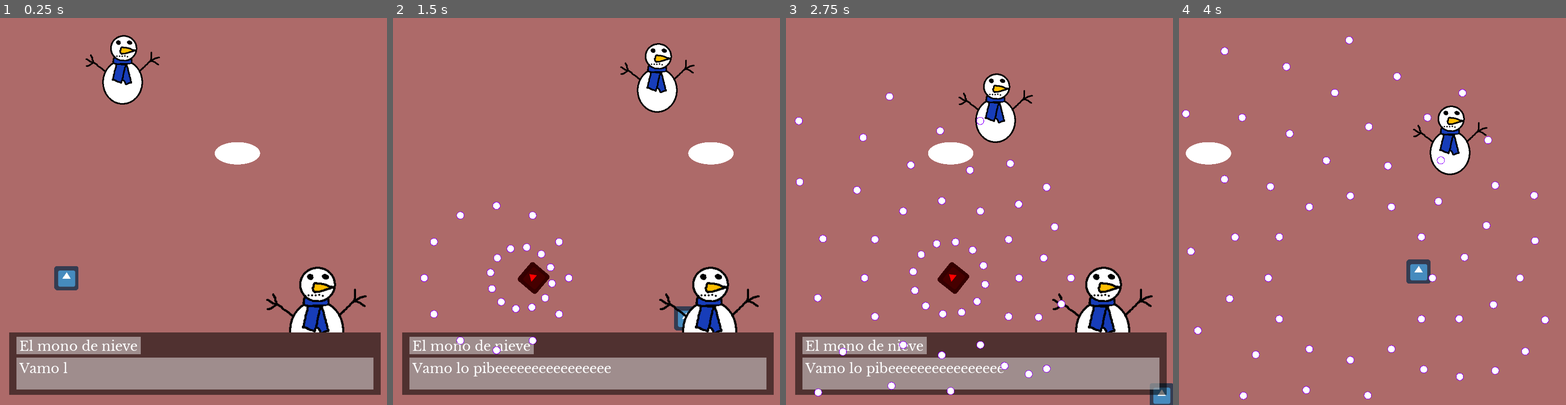
Above: before the commit, frames 1-4 (left to right).
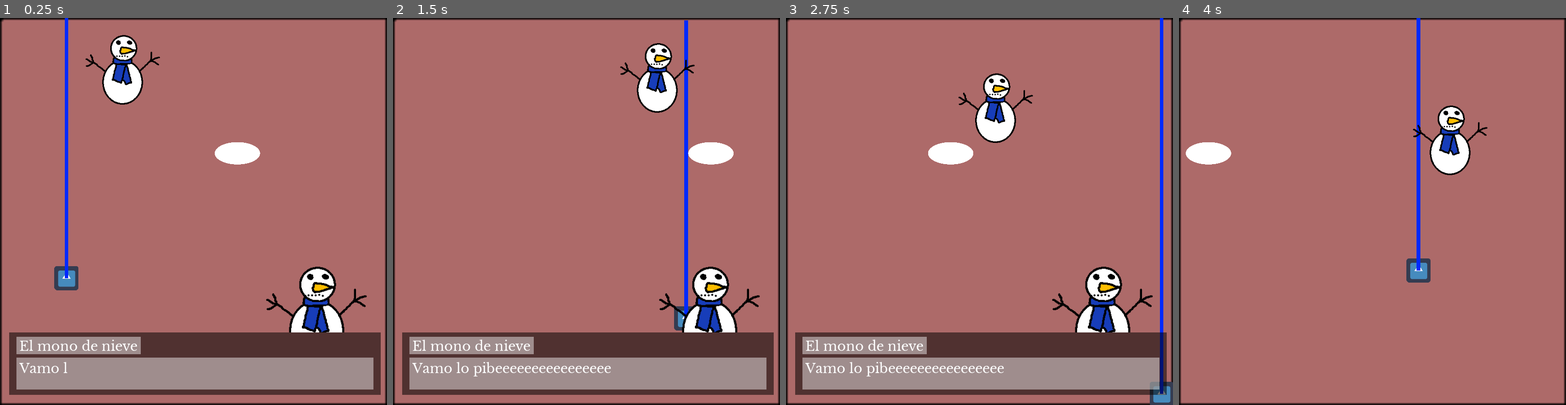
Above: after the commit, the same moments.

Repository: NicoJGutierrez/SmolElfBulletHell
Game: Godot game, scene res://scenes/TestScene.tscn
The game is run twice, just before and just after one commit, with the same random seed, the same clock (stepped at 60 frames per second) and the same inputs. The engine's default icon, where the game draws it, is replaced by a stand-in: a white triangle on a blue panel in a dark square.
Inputs (mouse positions are in pixels of both pictures, inside the frame that each line leads up to):
- Up to frame 1 (0.25 s): no input
- Up to frame 2 (1.5 s): move the mouse to (671, 192) at 0.52 s; hold D (right) 0.53-1.28 s; hold Shift (run) 0.53-1.28 s; click (671, 192) at 0.67 s; move the mouse to (509, 230) at 1.27 s; hold S (down) from 1.28 s (still down); tap Shift (run) at 1.35 s; click (509, 230) at 1.42 s
- Up to frame 3 (2.75 s): move the mouse to (1018, 126) at 2.02 s; release S (down) at 2.03 s; hold D (right) from 2.03 s (still down); hold Shift (run) from 2.03 s (still down); click (1018, 126) at 2.17 s
- Up to frame 4 (4 s): move the mouse to (1353, 288) at 2.77 s; release D (right) at 2.78 s; release Shift (run) at 2.78 s; hold W (up) 2.78-3.53 s; tap Shift (run) at 2.85 s; click (1353, 288) at 2.92 s; move the mouse to (1488, 269) at 3.52 s; hold A (left) from 3.53 s (still down); hold Shift (run) from 3.53 s (still down); click (1488, 269) at 3.67 s

The runs differ from the first frame. In frame 1, 3.1% of the frame differs, in the area x 0-100%, y 0-100%; in frame 2, 4.4%; in frame 3, 5.3%; in frame 4, 4.8%.

Commit message:
feat: player laser
https://youtu.be/dg0CQ6NPDn8

Diff:
--- a/objects/Player.gd
+++ b/objects/Player.gd
@@ -37,5 +37,5 @@
 
 	reload_time -= delta
 	if reload_time <= 0:
-		shooter.shoot_to_tree(300, 3, bullet_scene)
+		#shooter.shoot_to_tree(300, 3, bullet_scene)
 		reload_time = 1/rate_of_fire
--- a/objects/Player.tscn
+++ b/objects/Player.tscn
@@ -1,8 +1,9 @@
-[gd_scene load_steps=6 format=2]
+[gd_scene load_steps=7 format=2]
 
 [ext_resource path="res://images/icon.png" type="Texture" id=1]
 [ext_resource path="res://objects/Player.gd" type="Script" id=2]
 [ext_resource path="res://objects/Shooter.tscn" type="PackedScene" id=3]
+[ext_resource path="res://objects/PlayerLazer.tscn" type="PackedScene" id=4]
 
 [sub_resource type="SpriteFrames" id=2]
 animations = [ {
@@ -25,3 +26,5 @@
 shape = SubResource( 3 )
 
 [node name="Shooter" parent="." instance=ExtResource( 3 )]
+
+[node name="PlayerLazer" parent="." instance=ExtResource( 4 )]
--- /dev/null
+++ b/objects/PlayerLazer.gd
@@ -0,0 +1,45 @@
+extends RayCast2D
+
+
+# Declare member variables here. Examples:
+var is_casting := false setget set_is_casting
+
+
+# Called when the node enters the scene tree for the first time.
+func _ready():
+	set_physics_process(false)
+	$Line2D.points[1] = Vector2.ZERO
+	self.is_casting = true
+
+#func _unhandled_input(event: InputEvent):
+#	if event is InputEventMouseButton:
+#		self.is_casting = event.pressed
+#		print(event.pressed)
+
+
+func _physics_process(delta):
+	var cast_point := cast_to
+	force_raycast_update()
+
+	if is_colliding():
+		cast_point = to_local(get_collision_point())
+
+	$Line2D.points[1] = cast_point
+
+func set_is_casting(cast: bool) -> void:
+	is_casting = cast
+	set_physics_process(is_casting)
+	if is_casting:
+		appear()
+	else:
+		disappear()
+
+func appear():
+	$Tween.stop_all()
+	$Tween.interpolate_property($Line2D, "width", 0, 10.0, 0.2)
+	$Tween.start()
+
+func disappear():
+	$Tween.stop_all()
+	$Tween.interpolate_property($Line2D, "width", 10.0, 0, 0.1)
+	$Tween.start()
--- /dev/null
+++ b/objects/PlayerLazer.tscn
@@ -0,0 +1,13 @@
+[gd_scene load_steps=2 format=2]
+
+[ext_resource path="res://objects/PlayerLazer.gd" type="Script" id=1]
+
+[node name="PlayerLazer" type="RayCast2D"]
+cast_to = Vector2( 0, -5000 )
+script = ExtResource( 1 )
+
+[node name="Line2D" type="Line2D" parent="."]
+points = PoolVector2Array( 0, 0, 0, -100 )
+default_color = Color( 0, 0.164706, 1, 1 )
+
+[node name="Tween" type="Tween" parent="."]
--- a/project.godot
+++ b/project.godot
@@ -52,6 +52,11 @@
 "events": [ Object(InputEventKey,"resource_local_to_scene":false,"resource_name":"","device":0,"alt":false,"shift":false,"control":false,"meta":false,"command":false,"pressed":false,"scancode":0,"physical_scancode":16777237,"unicode":0,"echo":false,"script":null)
  ]
 }
+spacebar={
+"deadzone": 0.5,
+"events": [ Object(InputEventKey,"resource_local_to_scene":false,"resource_name":"","device":0,"alt":false,"shift":false,"control":false,"meta":false,"command":false,"pressed":false,"scancode":0,"physical_scancode":32,"unicode":0,"echo":false,"script":null)
+ ]
+}
 
 [physics]
 
--- a/scenes/TestScene.tscn
+++ b/scenes/TestScene.tscn
@@ -11,7 +11,7 @@
 [ext_resource path="res://scenes/DialogBox.gd" type="Script" id=9]
 
 [sub_resource type="RectangleShape2D" id=2]
-extents = Vector2( 28.0003, 572 )
+extents = Vector2( 31.5009, 575.5 )
 
 [sub_resource type="PhysicsMaterial" id=4]
 rough = true
@@ -28,16 +28,16 @@
 
 [node name="Fondo" type="Sprite" parent="Borders"]
 modulate = Color( 0.690196, 0.419608, 0.419608, 1 )
-position = Vector2( 536, 525.75 )
-scale = Vector2( 5.03556, 4.78445 )
+position = Vector2( 512, 512 )
+scale = Vector2( 4.55111, 4.55111 )
 texture = ExtResource( 2 )
 
 [node name="CollisionShape2D2" type="CollisionShape2D" parent="Borders"]
-position = Vector2( 1052, 512 )
+position = Vector2( 1055.5, 512.5 )
 shape = SubResource( 2 )
 
 [node name="CollisionShape2D3" type="CollisionShape2D" parent="Borders"]
-position = Vector2( 536, -28 )
+position = Vector2( 536, -32 )
 rotation = -1.57079
 shape = SubResource( 2 )
 
@@ -47,7 +47,7 @@
 shape = SubResource( 2 )
 
 [node name="CollisionShape2D" type="CollisionShape2D" parent="Borders"]
-position = Vector2( -31, 512 )
+position = Vector2( -32, 512 )
 shape = SubResource( 2 )
 
 [node name="Player" parent="." instance=ExtResource( 1 )]
